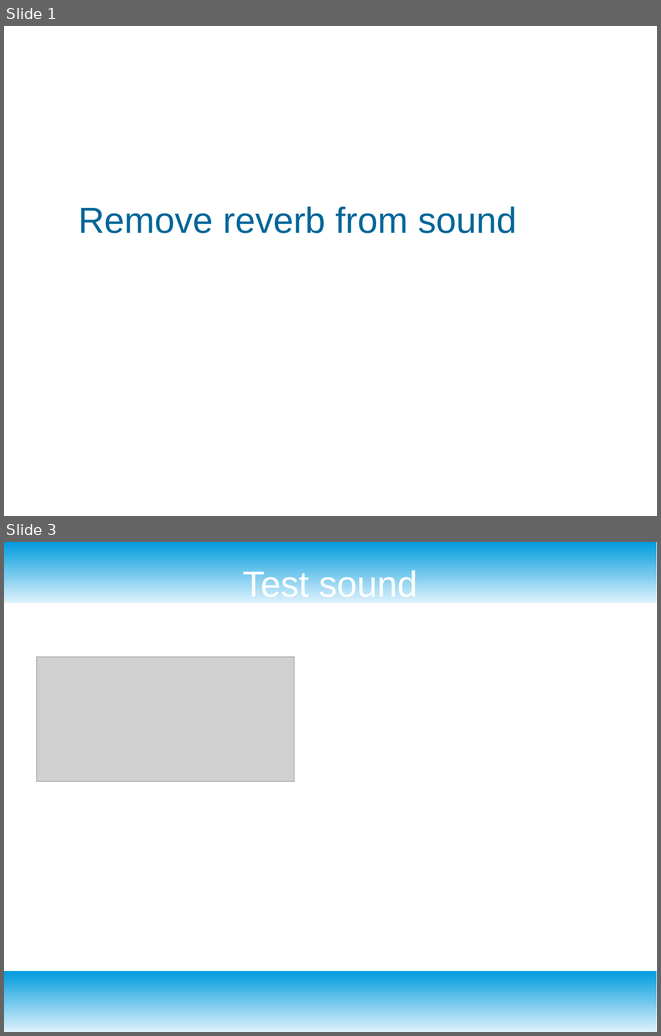
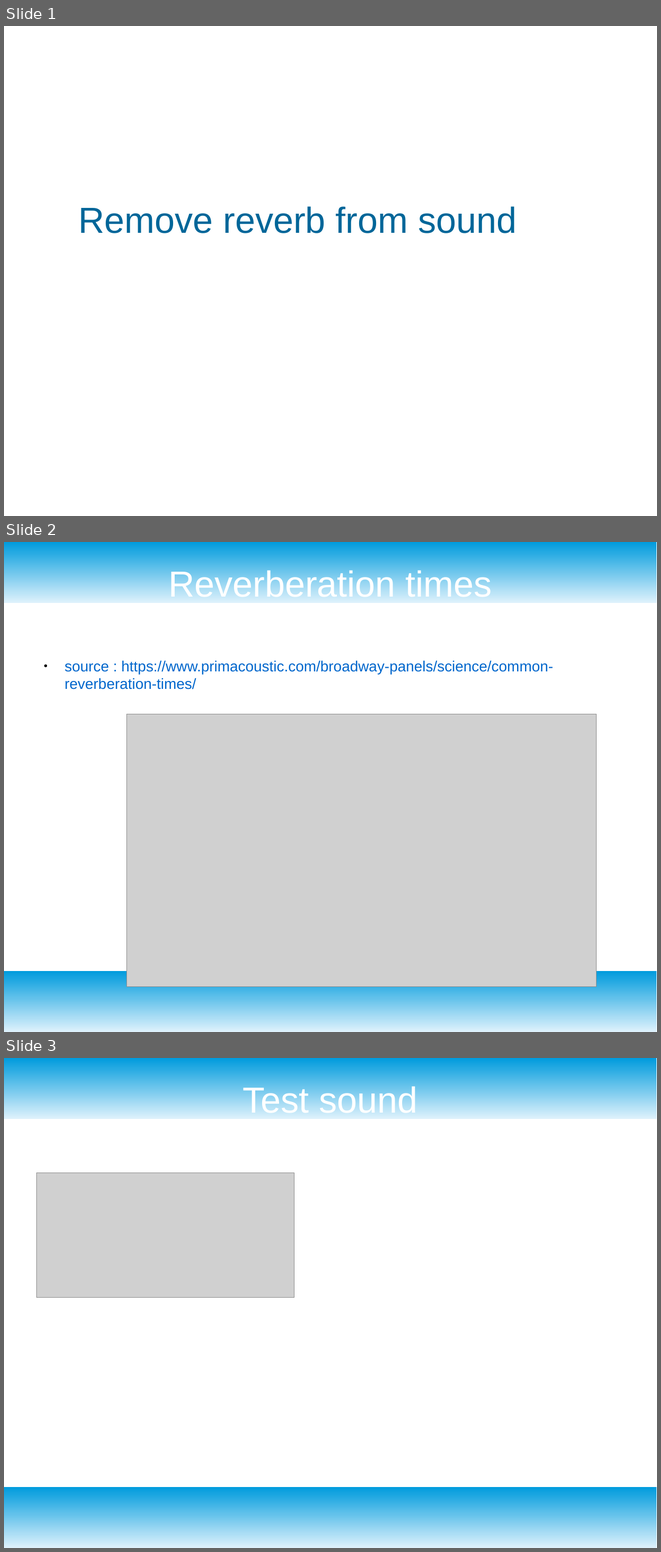
Before and after one commit to jakobatgithub/unreverb, a slide deck: project_presentation.odp. Shown one above the other, each under a label of ours: slides 1 and 3 before the commit, slides 1, 2 and 3 after it; the slides between them are not shown. The pictures are 661x1036 and 661x1552 pixels, drawn with LibreOffice and Linux fonts; fonts in the diff are those of the drawing; grey boxes stand for pictures; background and template pictures are left out. Boxes give left, top, right and bottom in pixels: in the first picture for what was removed or moved away, otherwise in the second. Text is boxed around its words. In the diff, an @@ line names an element or a change of style, - is before the commit and + after.

```diff
--- a/project_presentation.odp
+++ b/project_presentation.odp
@@ slide 2 added at bbox=[4, 542, 657, 1032], background #FFFFFF; not listed: 2 template elements that a slide beside it also shows @@
@@ title added at bbox=[168, 567, 492, 597], 44 pt, text #FFFFFF @@
+Reverberation times
@@ text added at bbox=[64, 660, 553, 689], 18 pt, text #0066CC @@
+● source : https://www.primacoustic.com/broadway-panels/science/common-reverberation-times/
@@ picture added at bbox=[126, 714, 597, 986] @@
```
Also in this commit, not shown: 1 other slide added, 1 slide removed.
